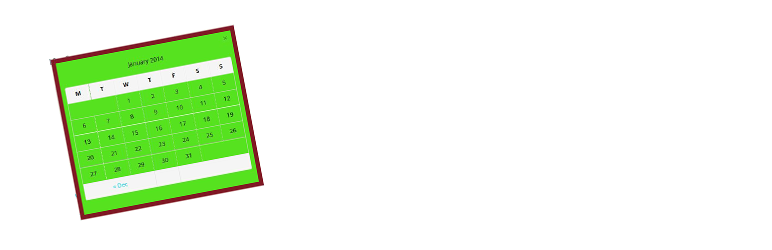
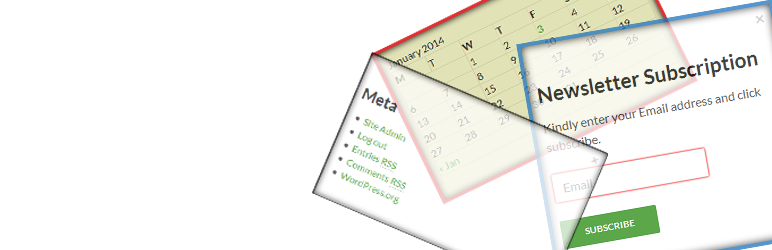
Layers edited between the first and the second (772, 250) image:
removed layer "stwa" over [49, 24, 265, 221]
removed layer "Layer 0" over [49, 0, 772, 250]
added layer "Layer 1" (72%) above "Layer 3" over [312, 52, 608, 250]
added layer "Layer 3" above "Layer 2" over [516, 0, 772, 250]
added layer "Layer 2" over [370, 0, 698, 205]
